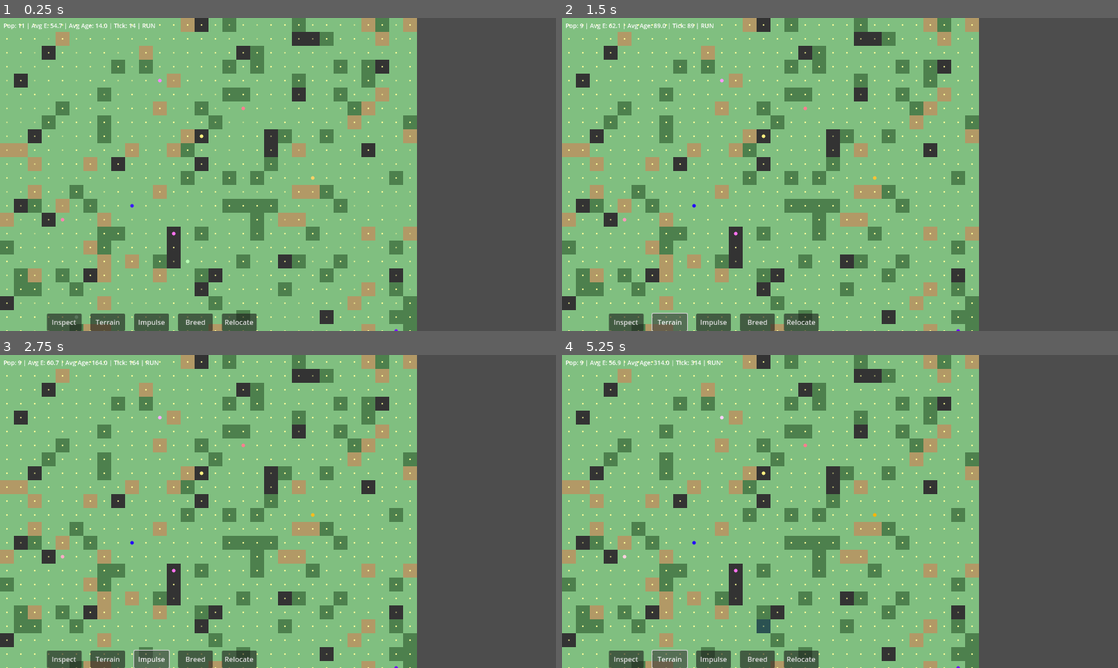
Above: before the commit, frames 1-4 (two rows, left to right).
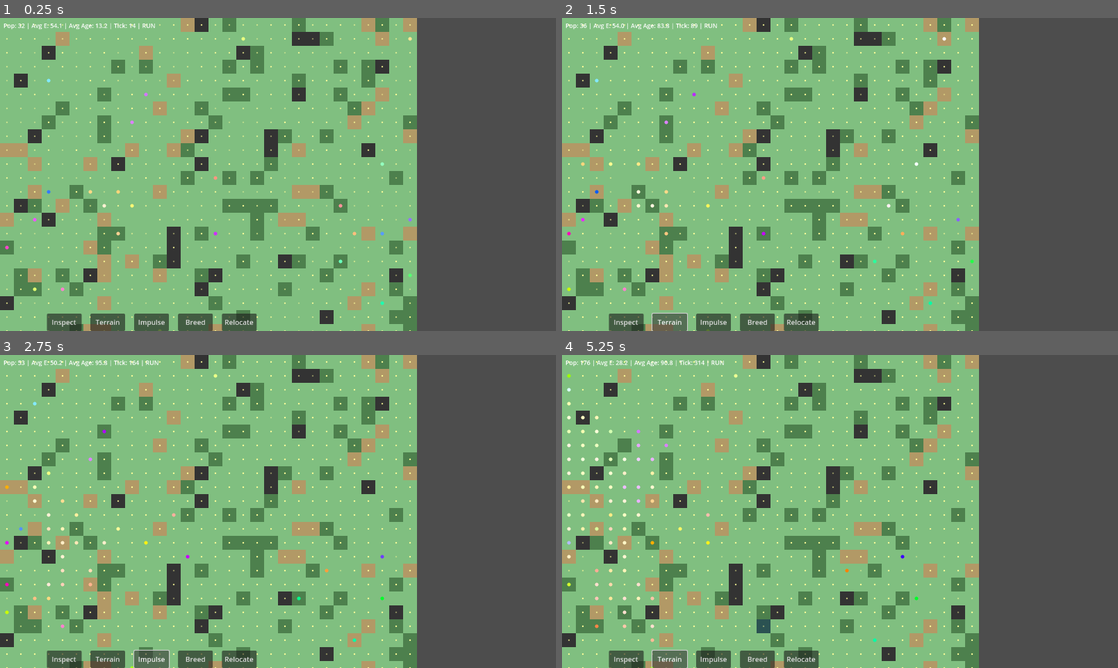
Above: after the commit, the same moments.

Repository: lavich/EvoCraft
Game: Godot game, scene res://main.tscn
Same seed, same stepped clock (60 frames per second), same inputs: the game is played once before the commit and once after it.
Inputs:
- Up to frame 1 (0.25 s): no input
- Up to frame 2 (1.5 s): click "Inspect" at 0.5 s; click "Terrain" at 1.25 s
- Up to frame 3 (2.75 s): click "Impulse" at 2 s
- Up to frame 4 (5.25 s): click "Breed" at 2.75 s; click "Relocate" at 3.5 s; click "Inspect" at 4.25 s; click "Terrain" at 5 s

The runs differ from the first frame. In frame 1, 0.4% of the frame differs, in the area x 0-75%, y 1-100%; in frame 2, 0.6%; in frame 3, 0.5%; in frame 4, 0.9%, in the area x 0-74%, y 1-100%.

Commit message:
move_cooldown: agents move ~1 tile/sec, force-move every 60 ticks; 30 agents instead of 12

Diff:
--- a/simulation/simulation.gd
+++ b/simulation/simulation.gd
@@ -17,6 +17,7 @@
 	var dna: Resource
 	var cooldown: int
 	var breeding_boost: float
+	var move_cooldown: int
 
 var grid_size := 30
 var grid: Array
@@ -32,13 +33,13 @@
 	TileType.RAZLOM: Color(0.2, 0.2, 0.2),
 }
 
-const FRAGMENT_REGEN_BASE := 0.1
-const ENERGY_PER_FRAGMENT := 10.0
-const MOVE_COST := 0.5
+const FRAGMENT_REGEN_BASE := 0.03
+const ENERGY_PER_FRAGMENT := 12.0
+const MOVE_COST := 0.3
 const ATTACK_COST := 2.0
 const EVADE_COST := 1.0
 const REPRODUCE_COST := 30.0
-const IDLE_COST := 0.1
+const IDLE_COST := 0.5
 const COOLDOWN_TICKS := 5
 
 func random_dna():
@@ -46,10 +47,12 @@
 	for i in 5: d.sensor_weights[i] = randf()
 	for i in 3: d.thresholds[i] = randf()
 	for i in 6: d.action_priorities[i] = randf()
+	d.action_priorities[0] = max(d.action_priorities[0], 0.3)
 	for i in 4: d.params[i] = randf()
 	return d
 
 func _ready() -> void:
+	randomize()
 	init_world()
 
 func init_world() -> void:
@@ -68,7 +71,7 @@
 				regen_boost = 0.0,
 			})
 	agents = []
-	for i in 12:
+	for i in 30:
 		spawn_agent()
 
 func spawn_agent() -> void:
@@ -84,6 +87,7 @@
 	a.dna = random_dna()
 	a.cooldown = 0
 	a.breeding_boost = 1.0
+	a.move_cooldown = randi() % 60
 	agents.append(a)
 
 func _process(_delta: float) -> void:
@@ -113,6 +117,7 @@
 		if a.energy <= 0 or a.health <= 0: continue
 		a.age += 1
 		if a.cooldown > 0: a.cooldown -= 1
+		if a.move_cooldown > 0: a.move_cooldown -= 1
 		a.breeding_boost = max(1.0, a.breeding_boost - 0.1)
 		decide_action(a)
 
@@ -128,7 +133,7 @@
 	# Each action uses sensor weights that are relevant to it:
 	# w[0] = fragment dist  |  w[1] = agent dist  |  w[2] = energy level
 	# w[3] = direction to cluster  |  w[4] = agent density
-	var move_w = p[0] * (w[0] + w[3]) * 0.5
+	var move_w = 0.0 if a.move_cooldown > 0 else p[0] * (w[0] + w[3]) * 0.5 + 0.15
 	var collect_w = p[1] * w[0] * (1.0 if nearest_fragment_dist < 1.5 else 0.1)
 	var idle_w = p[2] * (1.0 - w[2])
 	var reproduce_w = p[3] * w[2] * (1.0 if energy_ratio > t[1] else 0.0)
@@ -141,6 +146,8 @@
 	]
 	actions.sort_custom(func(a, b): return a[0] > b[0])
 	var chosen = actions[0][1]
+	if a.move_cooldown == 1:
+		chosen = 0
 
 	match chosen:
 		0: do_move(a)
@@ -196,6 +203,7 @@
 	if best_dir != Vector2i.ZERO:
 		a.x += best_dir.x
 		a.y += best_dir.y
+		a.move_cooldown = 60
 		var speed = a.dna.params[1]
 		var terrain_cost = 1.0
 		if grid[a.x][a.y].type == TileType.TRYASINA: terrain_cost = 2.0
--- a/test/unit/test_simulation.gd
+++ b/test/unit/test_simulation.gd
@@ -37,6 +37,23 @@
 	sim.tick()
 	assert(sim.tick_count == prev_count + 1, "tick increments")
 
+func test_agents_move() -> void:
+	var sim = preload("res://simulation/simulation.gd").new()
+	sim.init_world()
+	var initial_by_id = {}
+	for a in sim.agents:
+		initial_by_id[a.id] = Vector2i(a.x, a.y)
+	for i in 100:
+		sim.tick()
+	var moved = false
+	for a in sim.agents:
+		if a.energy > 0 and a.id in initial_by_id:
+			var pos = Vector2i(a.x, a.y)
+			if pos != initial_by_id[a.id]:
+				moved = true
+				break
+	assert(moved, "at least one agent moved after 100 ticks")
+
 func test_death_and_reproduction() -> void:
 	var sim = preload("res://simulation/simulation.gd").new()
 	sim.init_world()
@@ -54,5 +71,6 @@
 	test_fragment_regen()
 	test_agent_spawn()
 	test_tick_runs()
+	test_agents_move()
 	test_death_and_reproduction()
 	print("All simulation tests passed!")
